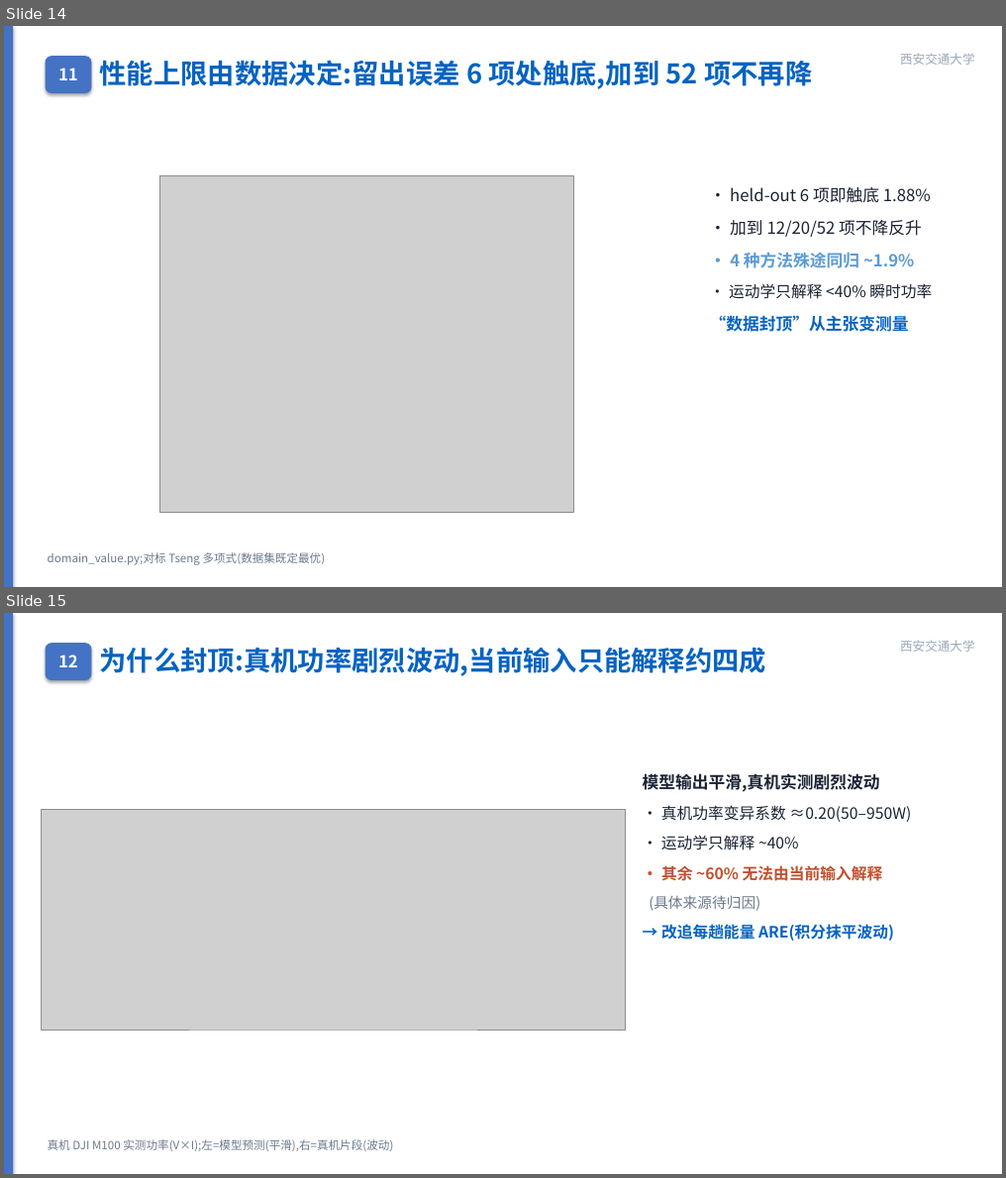
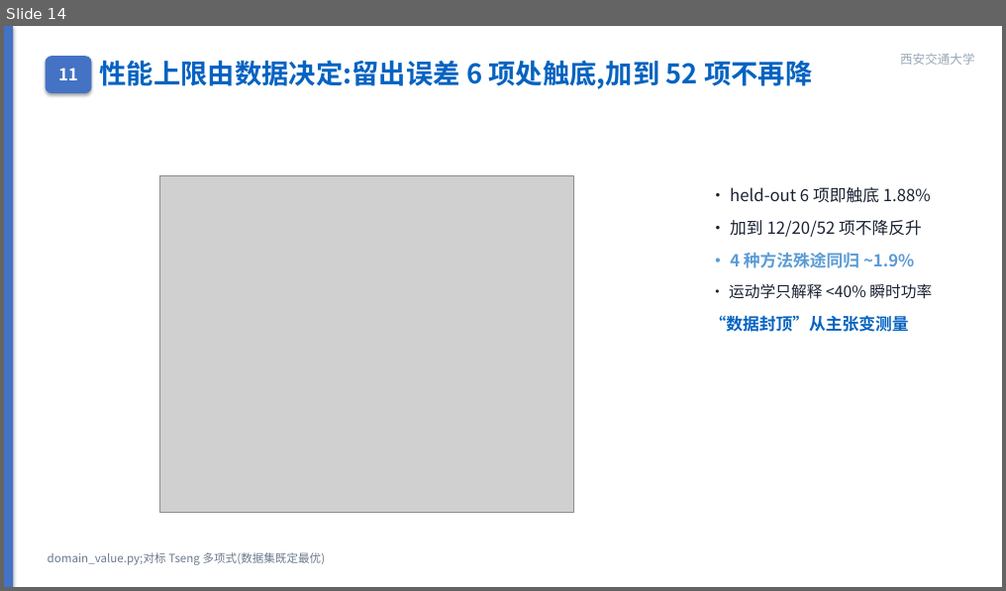
Before and after one commit to wbz0429/PathPlanningwithEnergy, a slide deck: autoresearch/energy_m100/experiments/midterm_defense.pptx. Shown one above the other, each under a label of ours: slides 14 and 15 before the commit, slide 14 after it. The pictures are 1006x1178 and 1006x591 pixels, drawn with LibreOffice and Linux fonts; fonts in the diff are those of the drawing; grey boxes stand for pictures. Boxes give left, top, right and bottom in pixels: in the first picture for what was removed or moved away, otherwise in the second. Text is boxed around its words. In the diff, an @@ line names an element or a change of style, - is before the commit and + after.

```diff
--- a/autoresearch/energy_m100/experiments/midterm_defense.pptx
+++ b/autoresearch/energy_m100/experiments/midterm_defense.pptx
@@ slide 15 removed at (4,613,1002,1174), background #FFFFFF @@
@@ rectangle removed at (4,613,13,1174) @@
@@ text removed at (900,640,975,652) @@
-西安交通大学
@@ rounded rectangle removed at (46,643,91,680) @@
-12
@@ text removed at (100,647,767,676) @@
-为什么封顶:真机功率剧烈波动,当前输入只能解释约四成
@@ text removed at (643,773,911,941) @@
-模型输出平滑,真机实测剧烈波动
-· 真机功率变异系数 ≈0.20(50–950W)
-· 运动学只解释 ~40%
-· 其余 ~60% 无法由当前输入解释
-(具体来源待归因)
-→ 改追每趟能量 ARE(积分抹平波动)
@@ picture removed at (42,810,626,1030) @@
@@ text removed at (48,1140,393,1152) @@
-真机 DJI M100 实测功率(V×I);左=模型预测(平滑),右=真机片段(波动)
```
Also in this commit, not shown: 6 slides changed, 3 other files.
